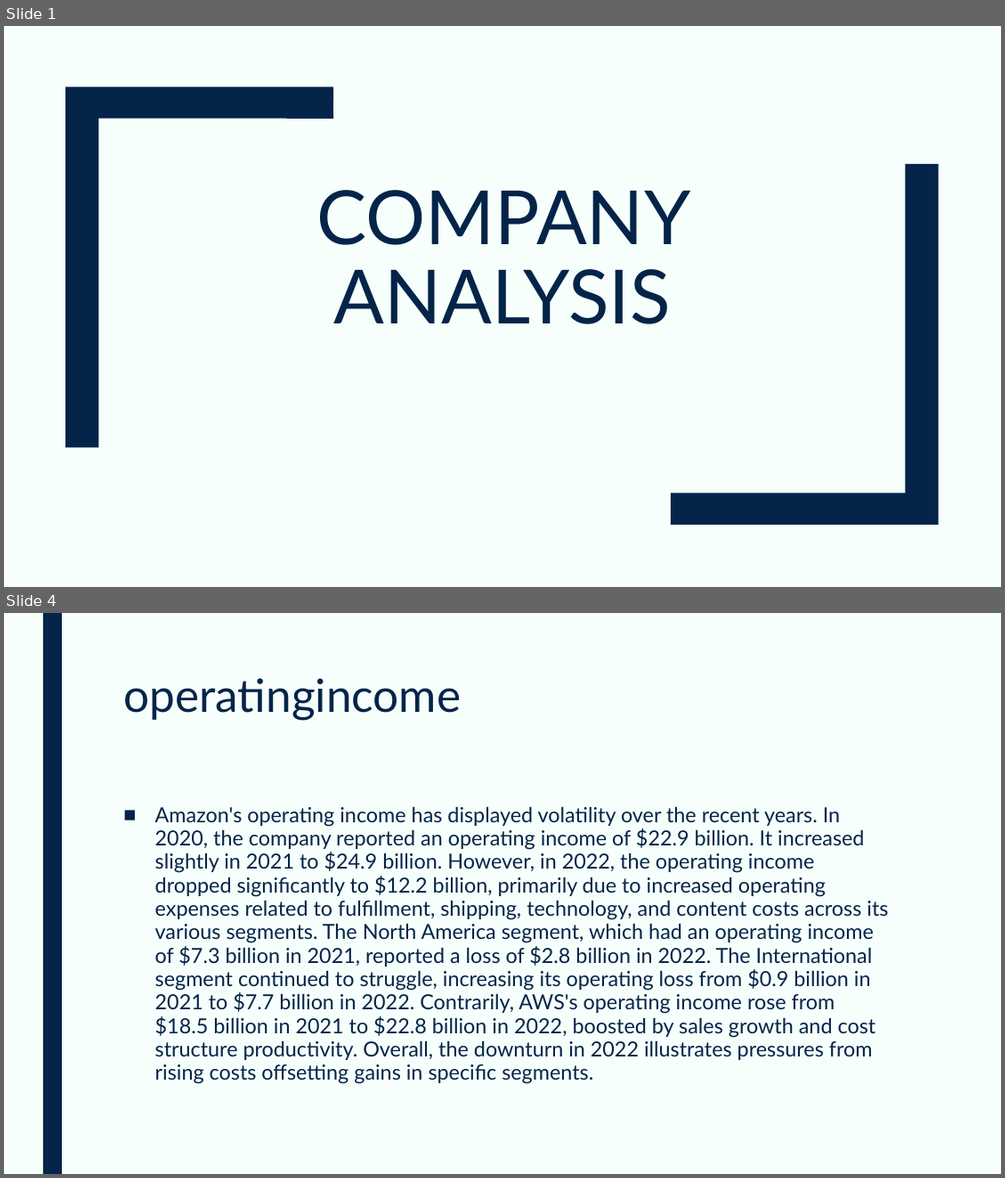
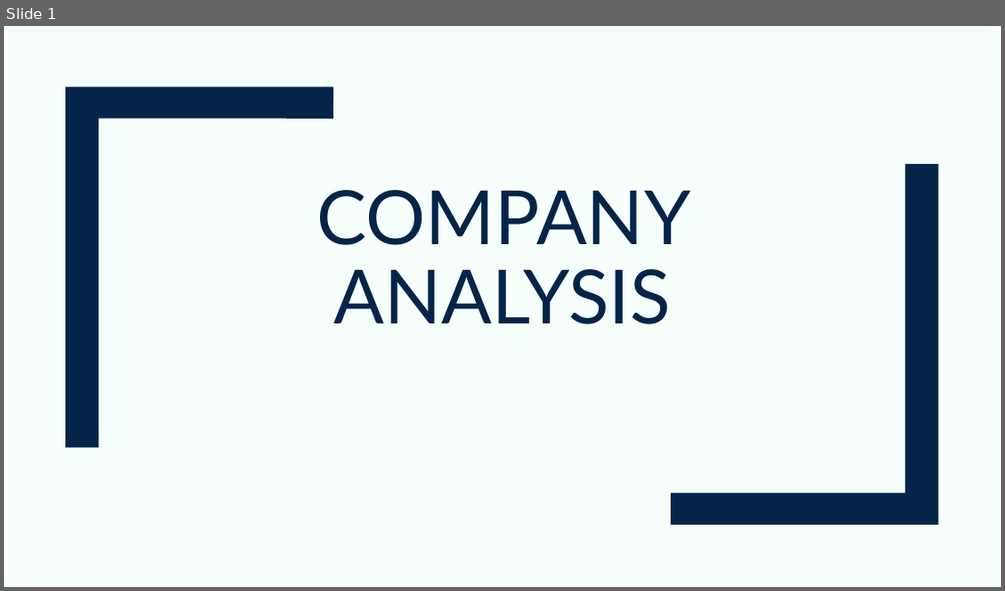
Before and after one commit to devangovind/AMUCLDISS, a slide deck: fastapi-backend/pres/output.pptx. Shown one above the other, each under a label of ours: slides 1 and 4 before the commit, slide 1 after it; the slides between them are not shown. The pictures are 1005x1178 and 1005x591 pixels, drawn with LibreOffice and Linux fonts; fonts in the diff are those of the drawing. Boxes give left, top, right and bottom in pixels: in the first picture for what was removed or moved away, otherwise in the second. Text is boxed around its words. In the diff, an @@ line names an element or a change of style, - is before the commit and + after.

```diff
--- a/fastapi-backend/pres/output.pptx
+++ b/fastapi-backend/pres/output.pptx
@@ slide 4 removed at <box>4,613,1001,1174</box>, background #F6FFFB @@
@@ rectangle removed at <box>43,613,62,1174</box> @@
@@ title removed at <box>123,678,461,720</box> @@
-operatingincome
@@ text removed at <box>155,806,888,1084</box> @@
-■ Amazon's operating income has displayed volatility over the recent years. In 2020, the company reported an operating income of $22.9 billion. It increased slightly in 2021 to $24.9 billion. However, in 2022, the operating income dropped significantly to $12.2 billion, primarily due to increased operating expenses related to fulfillment, shipping, technology, and content costs across its various segments. The North America segment, which had an operating income of $7.3 billion in 2021, reported a loss of $2.8 billion in 2022. The International segment continued to struggle, increasing its operating loss from $0.9 billion in 2021 to $7.7 billion in 2022. Contrarily, AWS's operating income rose from $18.5 billion in 2021 to $22.8 billion in 2022, boosted by sales growth and cost structure productivity. Overall, the downturn in 2022 illustrates pressures from rising costs offsetting gains in specific segments.
```
Also in this commit, not shown: 2 slides added, 7 other slides removed, 3 other files.
